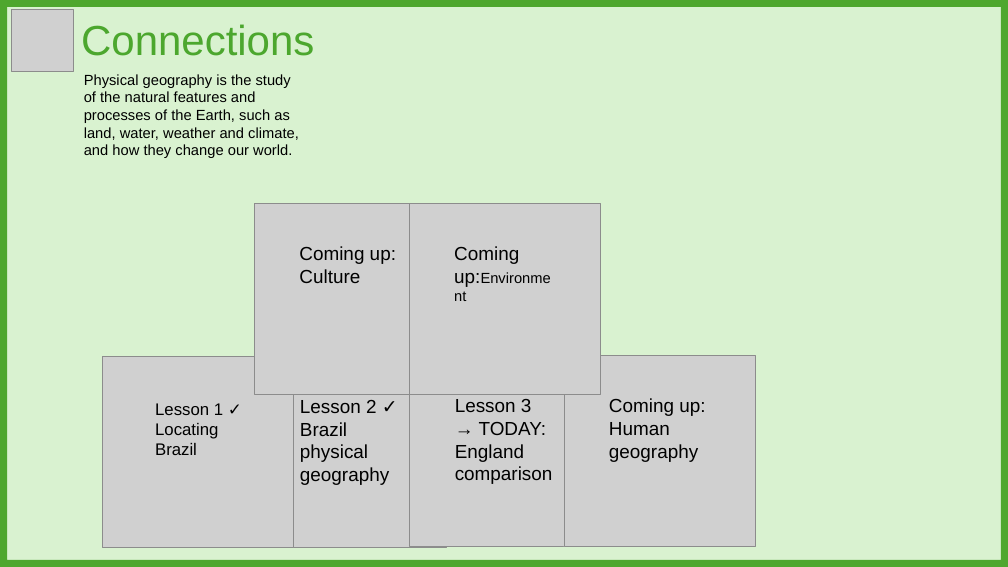
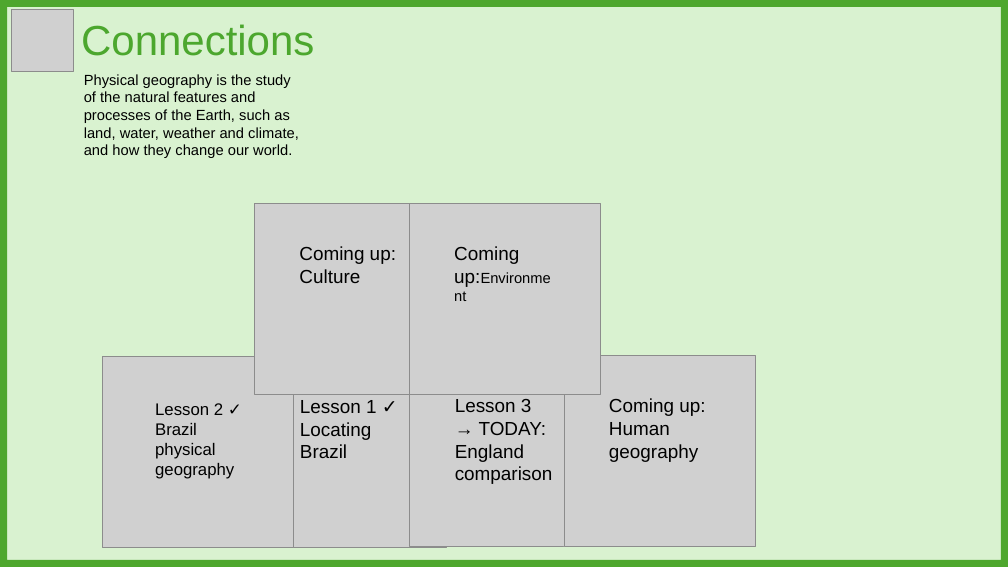
Before and after one commit to imcl75/claude_files, a slide deck: slide 4 of Geography/T6W4_L3_Geographers_England_Physical_Geography.pptx. Drawn at 1008x567 pixels with LibreOffice and Linux fonts; fonts in the diff are those of the drawing; grey boxes stand for pictures; background and template pictures are left out. Boxes give left, top, right and bottom in pixels: in the first picture for what was removed or moved away, otherwise in the second. Text is boxed around its words. In the diff, an @@ line names an element or a change of style, - is before the commit and + after.

```diff
--- a/Geography/T6W4_L3_Geographers_England_Physical_Geography.pptx
+++ b/Geography/T6W4_L3_Geographers_England_Physical_Geography.pptx
@@ text at (155,403,234,479): text changed @@
-Lesson 1 ✓ Locating Brazil
+Lesson 2 ✓ Brazil physical geography
@@ text at (300,400,377,458): text changed @@
-Lesson 2 ✓ Brazil physical geography
+Lesson 1 ✓ Locating Brazil
```
Also in this commit, not shown: 2 other slides changed, 1 slide added.
